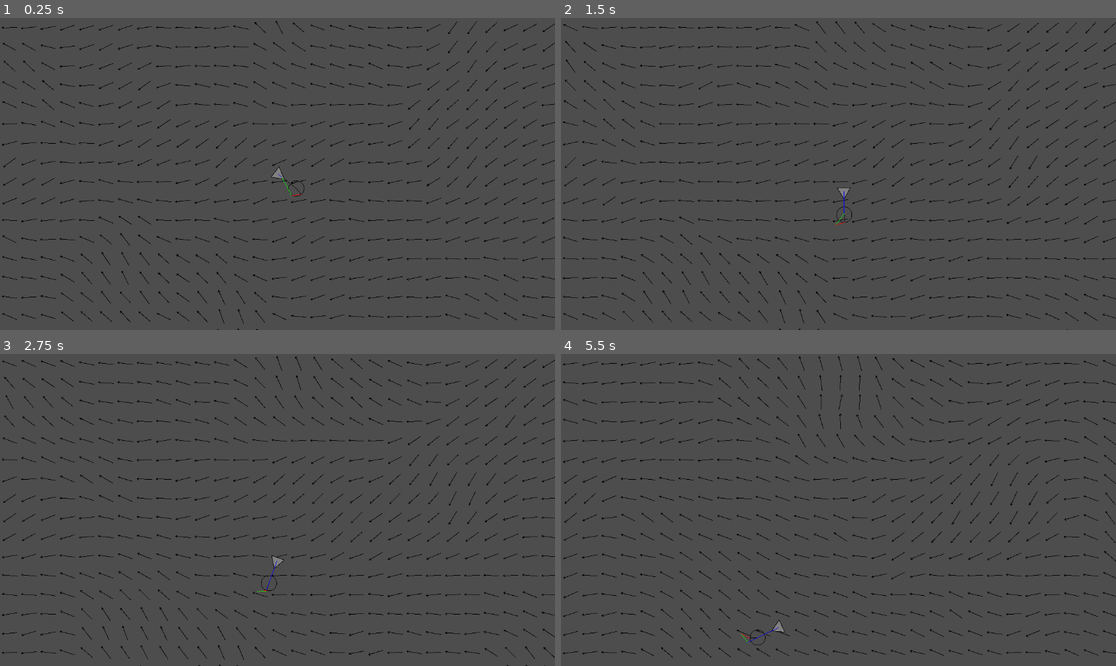
Above: before the commit, frames 1-4 (two rows, left to right).
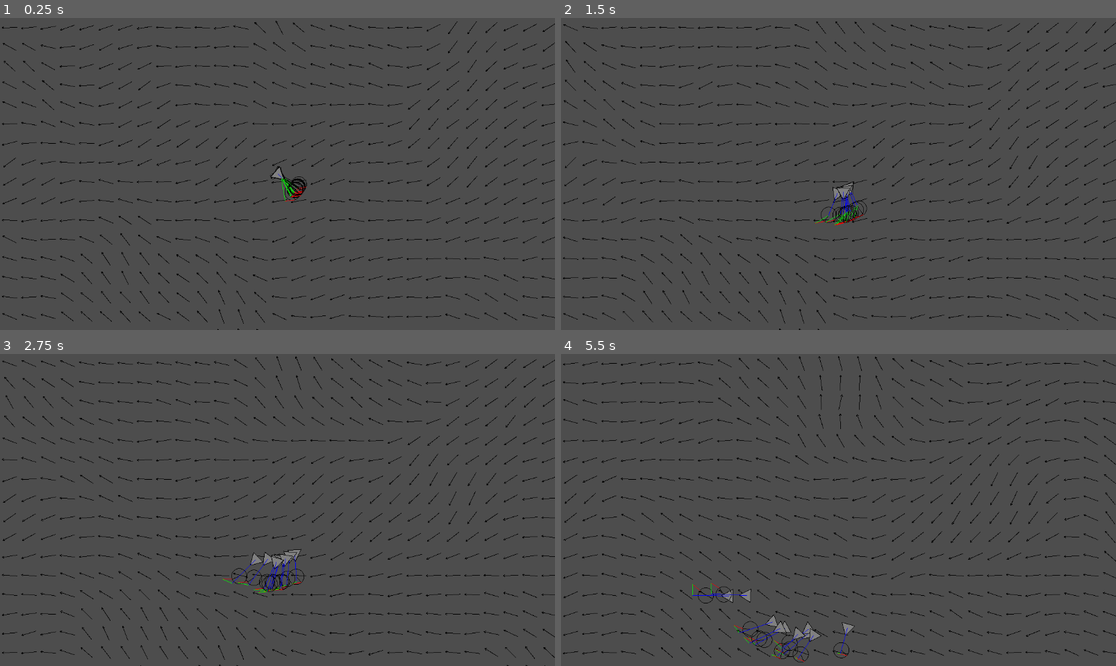
Above: after the commit, the same moments.

Repository: WSQS/godot-little-games
Game: Godot game, scene res://games/noc-flow-fields/scene/main.tscn
The game is run twice, just before and just after one commit, with the same random seed, the same clock (stepped at 60 frames per second) and the same inputs. This scene is started directly instead of the project's main scene.
Inputs (mouse positions are in pixels of both pictures, inside the frame that each line leads up to):
- Up to frame 1 (0.25 s): no input
- Up to frame 2 (1.5 s): tap Enter at 0.5 s; move the mouse to (960, 158) at 0.52 s; hold Right 0.53-1.28 s; click (960, 158) at 0.67 s; move the mouse to (727, 189) at 1.27 s; hold Down from 1.28 s (still down)
- Up to frame 3 (2.75 s): move the mouse to (333, 441) at 2.02 s; release Down at 2.03 s; hold Right from 2.03 s (still down)
- Up to frame 4 (5.5 s): move the mouse to (810, 572) at 2.77 s; release Right at 2.78 s; hold Up 2.78-3.53 s; click (810, 572) at 2.92 s; move the mouse to (1005, 556) at 3.52 s; hold Left 3.53-5.03 s; move the mouse to (672, 463) at 4.27 s; move the mouse to (866, 510) at 5.02 s; hold Down from 5.03 s (still down); click (866, 510) at 5.17 s

The runs differ from the first frame. In frame 1, 0.2% of the frame differs, in the area x 48-56%, y 47-59%; in frame 2, 0.4%; in frame 3, 0.5%; in frame 4, 0.8%, in the area x 23-53%, y 73-99%.

Commit message:
refactor(flow-fields): rename steering classes and add boid manager
- Rename SteeringBody to SteeringAgent with class_name SteeringAgent
- Rename vehicle.gd to boid.gd, change script to extend SteeringAgent and add class_name Boid
- Update main.tscn to use boid_manager.gd instead of vehicle.gd
- Add boid_manager.gd to spawn Boid instances, creating a managed boid system
- Update corresponding .uid files for renamed scripts

Diff:
--- a/games/noc-flow-fields/scene/main.tscn
+++ b/games/noc-flow-fields/scene/main.tscn
@@ -1,7 +1,7 @@
 [gd_scene format=3 uid="uid://cnwm7p4ld2hgs"]
 
 [ext_resource type="Script" uid="uid://ckl65d3uex6lj" path="res://games/noc-flow-fields/script/flow_fields.gd" id="1_gm1r0"]
-[ext_resource type="Script" uid="uid://ltwafhqmojyv" path="res://games/noc-flow-fields/script/vehicle.gd" id="2_eiayg"]
+[ext_resource type="Script" uid="uid://beyj0awoekm50" path="res://games/noc-flow-fields/script/boid_manager.gd" id="2_eiayg"]
 
 [node name="Main" type="Node2D" unique_id=277349568]
 script = ExtResource("1_gm1r0")
--- a/games/noc-flow-fields/script/vehicle.gd
+++ b/games/noc-flow-fields/script/boid.gd
@@ -1,5 +1,6 @@
-extends SteeringBody
-@onready var main: Node2D = $".."
+extends SteeringAgent
+class_name Boid
+@onready var main: Node2D = $"../.."
 
 var r := 8.0
 var alpha := .0
--- /dev/null
+++ b/games/noc-flow-fields/script/boid_manager.gd
@@ -0,0 +1,8 @@
+extends Node2D
+
+
+# Called when the node enters the scene tree for the first time.
+func _ready() -> void:
+	for i in range(10):
+		var vehicle = Boid.new()
+		add_child(vehicle)
--- a/games/noc-flow-fields/script/steering_body.gd
+++ b/games/noc-flow-fields/script/steering_agent.gd
@@ -1,5 +1,5 @@
 extends Node2D
-class_name SteeringBody
+class_name SteeringAgent
 
 var velocity := Vector2.ZERO
 
Renamed: games/noc-flow-fields/script/vehicle.gd.uid -> games/noc-flow-fields/script/boid.gd.uid
Not shown, added: games/noc-flow-fields/script/boid_manager.gd.uid
Renamed: games/noc-flow-fields/script/steering_body.gd.uid -> games/noc-flow-fields/script/steering_agent.gd.uid
